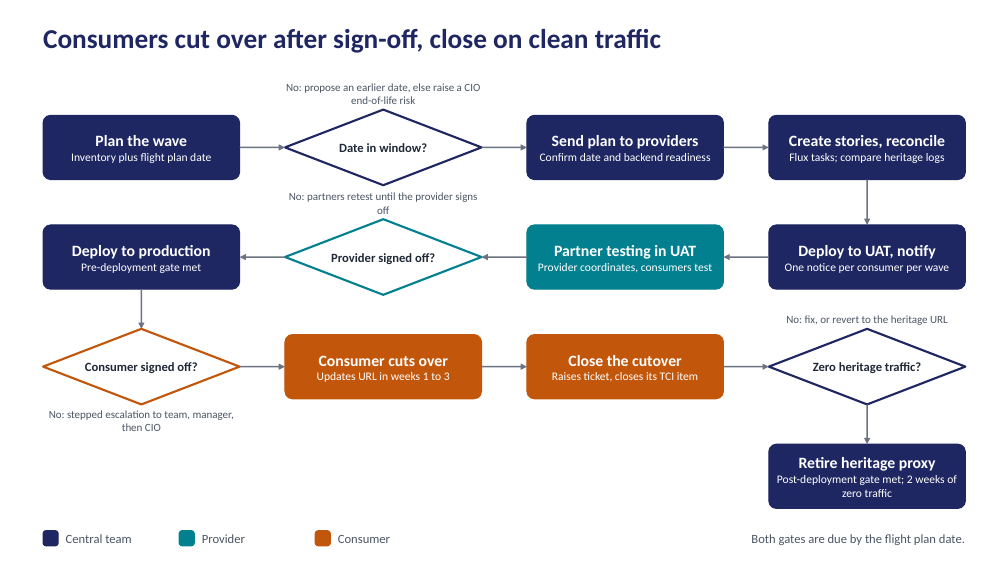
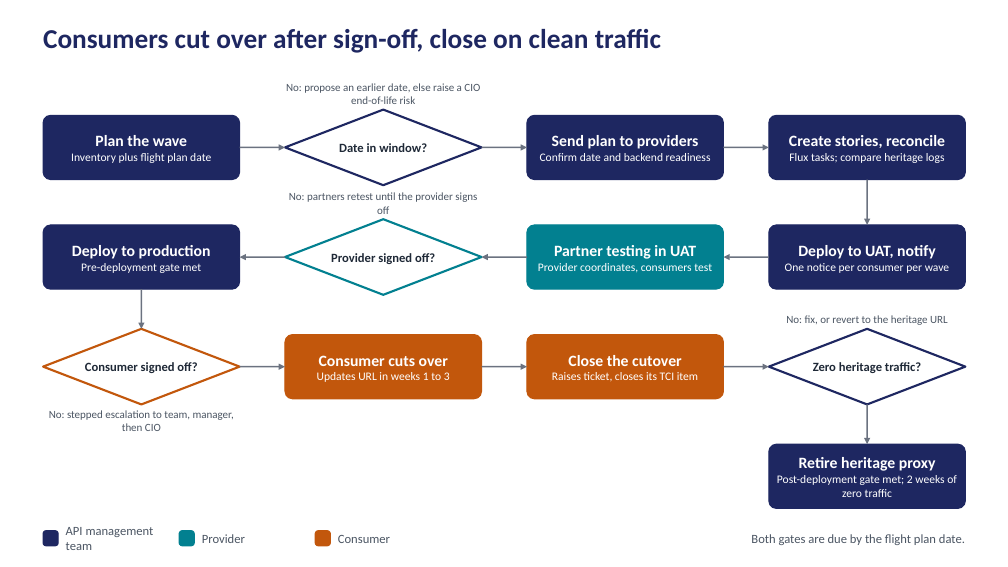
Before and after one commit to arunprasadlv/NGDC_Migration_DP2DP, a slide deck: slide 1 of NGDC Migration Workflow Diagram.pptx. Drawn at 1008x567 pixels with LibreOffice and Linux fonts; fonts in the diff are those of the drawing. Boxes give left, top, right and bottom in pixels: in the first picture for what was removed or moved away, otherwise in the second. Text is boxed around its words. In the diff, an @@ line names an element or a change of style, - is before the commit and + after.

```diff
--- a/NGDC Migration Workflow Diagram.pptx
+++ b/NGDC Migration Workflow Diagram.pptx
@@ text at [66,527,154,550]: text changed @@
-Central team
+API management team
```
Also in this commit, not shown: 3 other files.
